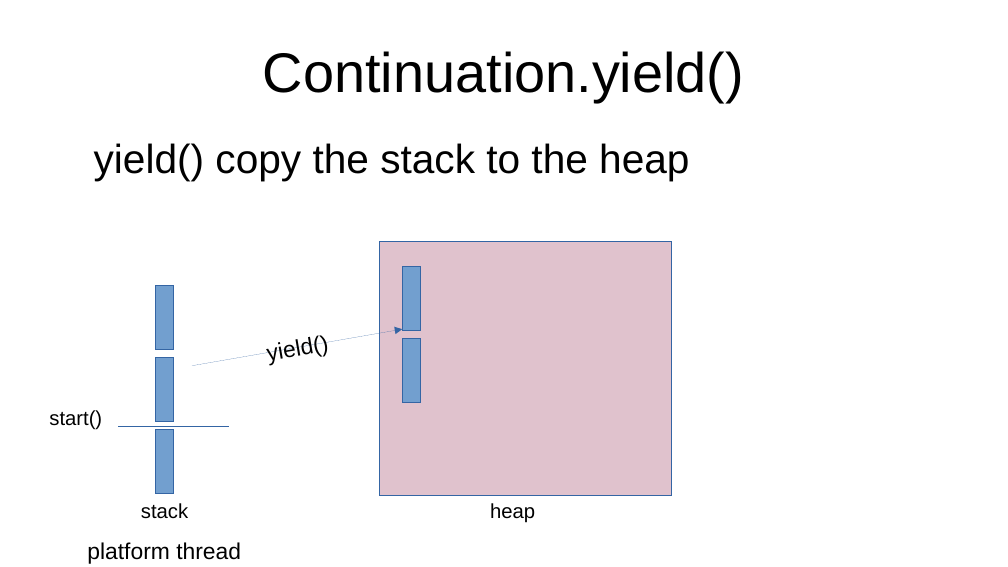
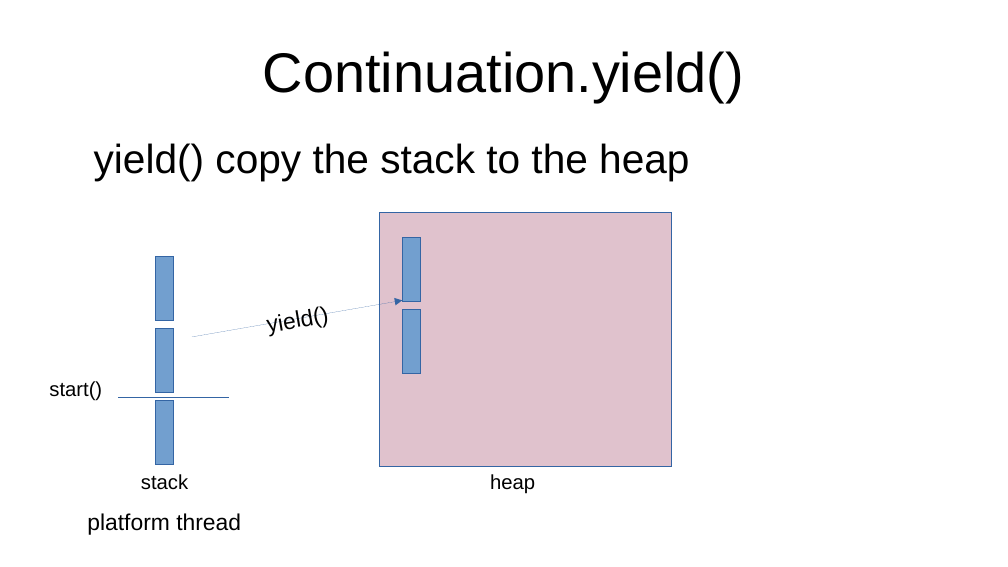
Before and after one commit to forax/loom-fiber, a slide deck: slide 27 of loom is looming.odp (slide 26 before the commit). Drawn at 1008x567 pixels with LibreOffice and Linux fonts; fonts in the diff are those of the drawing. Boxes give left, top, right and bottom in pixels: in the first picture for what was removed or moved away, otherwise in the second. Text is boxed around its words. In the diff, an @@ line names an element or a change of style, - is before the commit and + after.

```diff
--- a/loom is looming.odp
+++ b/loom is looming.odp
@@ 6 rectangles, 4 texts, 2 lines moved together from (x1=49, y1=241, x2=672, y2=564) to (x1=49, y1=213, x2=672, y2=535) @@
```
Also in this commit, not shown: 7 other slides changed, 1 other file.
